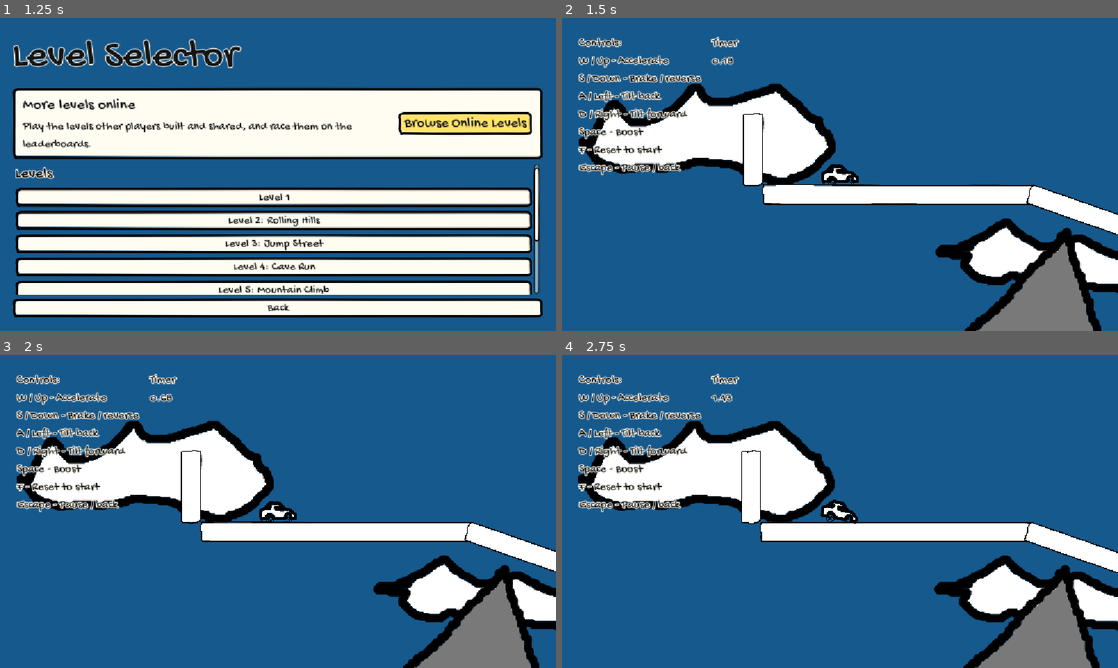
Above: before the commit, frames 1-4 (two rows, left to right).
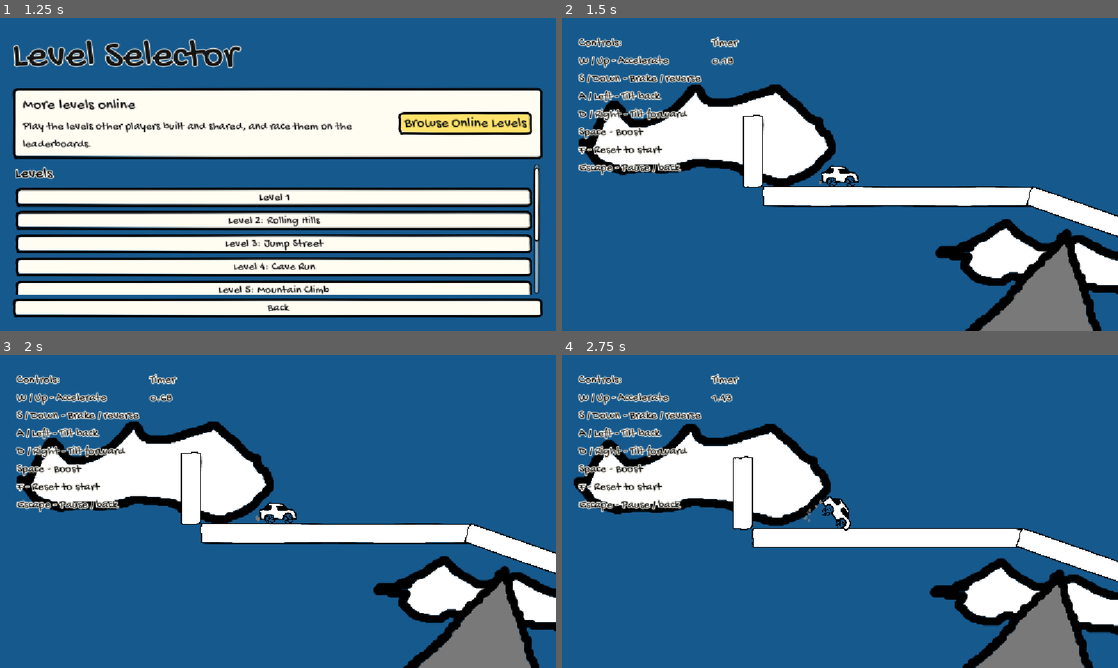
Above: after the commit, the same moments.

Repository: Toemmsen96/crappy-wheels
Game: Godot game, scene res://scenes/main.tscn
Two runs of this game, one before a commit and one after it. Both use one fixed random seed, a clock stepped at 60 frames per second and the inputs below.
Inputs (mouse positions are in pixels of both pictures, inside the frame that each line leads up to):
- Up to frame 1 (1.25 s): click "Play" at 0.5 s
- Up to frame 2 (1.5 s): click "Level 1" at 1.25 s
- Up to frame 3 (2 s): no input
- Up to frame 4 (2.75 s): tap Enter at 2 s; move the mouse to (962, 495) at 2.02 s; hold D (move_right) from 2.03 s (still down); tap Space (boost) at 2.1 s; click (962, 495) at 2.17 s

Frame 1 is identical in both runs. In frame 2, 3.1% of the frame differs, in the area x 3-100%, y 20-100%; in frame 3, 3.1%; in frame 4, 8.3%, in the area x 2-100%, y 21-100%.

Commit message:
✨ physics fixes, settings in pause, exhaust

Diff:
--- a/project.godot
+++ b/project.godot
@@ -92,6 +92,7 @@
 
 [physics]
 
+common/physics_ticks_per_second=120
 3d/physics_engine="Jolt Physics"
 
 [rendering]
--- /dev/null
+++ b/scenes/car/exhaust.gd
@@ -0,0 +1,22 @@
+extends TextureRect
+
+
+@export var flames: AnimatedSprite2D
+
+
+# Called when the node enters the scene tree for the first time.
+func _ready() -> void:
+	flames.visible = false
+
+
+# Called every frame. 'delta' is the elapsed time since the previous frame.
+func _process(delta: float) -> void:
+	pass
+
+
+func _toggle_flames(visible: bool) -> void:
+	flames.visible = visible
+	if visible:
+		flames.play()
+	else:
+		flames.stop()
--- /dev/null
+++ b/scenes/car/exhaust.tscn
@@ -0,0 +1,57 @@
+[gd_scene format=3 uid="uid://dinkqgb3sesy8"]
+
+[ext_resource type="Texture2D" uid="uid://cl7ivv06gux5b" path="res://assets/exhaust.png" id="1_n4feb"]
+[ext_resource type="Texture2D" uid="uid://vihtmlwuixyy" path="res://assets/car/smoke.png" id="2_emsel"]
+[ext_resource type="Script" uid="uid://bk2prvrpmbqmw" path="res://scenes/car/exhaust.gd" id="2_ktkam"]
+[ext_resource type="Texture2D" uid="uid://gn8s8kchccgp" path="res://assets/car/flame1.png" id="3_mktj6"]
+[ext_resource type="Texture2D" uid="uid://tyonob11dswu" path="res://assets/car/flame2.png" id="4_ktkam"]
+
+[sub_resource type="Gradient" id="Gradient_fade"]
+colors = PackedColorArray(1, 1, 1, 1, 1, 1, 1, 0)
+
+[sub_resource type="SpriteFrames" id="SpriteFrames_kuy6b"]
+animations = [{
+"frames": [{
+"duration": 1.0,
+"texture": ExtResource("3_mktj6")
+}, {
+"duration": 1.0,
+"texture": ExtResource("4_ktkam")
+}],
+"loop": 1,
+"name": &"default",
+"speed": 5.0
+}]
+
+[node name="Exhaust" type="TextureRect" unique_id=2095199914 node_paths=PackedStringArray("flames")]
+offset_right = 40.0
+offset_bottom = 40.0
+scale = Vector2(0.26268727, 0.26268727)
+texture = ExtResource("1_n4feb")
+expand_mode = 2
+script = ExtResource("2_ktkam")
+flames = NodePath("AnimatedSprite2D")
+
+[node name="CPUParticles2D" type="CPUParticles2D" parent="." unique_id=1657971854]
+position = Vector2(15.227232, 22.840847)
+amount = 16
+texture = ExtResource("2_emsel")
+lifetime = 2.97
+randomness = 0.45
+emission_shape = 1
+emission_sphere_radius = 2.27
+direction = Vector2(-1, 0)
+spread = 20.05
+gravity = Vector2(0, -12)
+initial_velocity_max = 39.6
+angular_velocity_min = -156.83
+angular_velocity_max = 213.86
+scale_amount_min = 0.02
+scale_amount_max = 0.02
+color_ramp = SubResource("Gradient_fade")
+
+[node name="AnimatedSprite2D" type="AnimatedSprite2D" parent="." unique_id=123118692]
+position = Vector2(-3.806808, 19.034042)
+scale = Vector2(0.155656, 0.119158976)
+sprite_frames = SubResource("SpriteFrames_kuy6b")
+frame_progress = 0.7986297
--- a/scenes/player.tscn
+++ b/scenes/player.tscn
@@ -1,12 +1,13 @@
 [gd_scene format=3 uid="uid://do1e4ur38dax6"]
 
 [ext_resource type="Script" uid="uid://r26cyvaur4ro" path="res://scenes/player/player.gd" id="1_3vyb7"]
-[ext_resource type="Texture2D" uid="uid://c8dlwfrdskukc" path="res://assets/carbody.png" id="2_g2els"]
+[ext_resource type="Texture2D" uid="uid://bh0nk838qpi1h" path="res://assets/carbody2.png" id="3_fjrip"]
 [ext_resource type="Texture2D" uid="uid://cflpq3daw5joa" path="res://assets/wheel.png" id="3_qhqgy"]
 [ext_resource type="PackedScene" uid="uid://66dumd072w4u" path="res://scenes/ui.tscn" id="4_dqkch"]
+[ext_resource type="PackedScene" uid="uid://dinkqgb3sesy8" path="res://scenes/car/exhaust.tscn" id="4_smehm"]
 [ext_resource type="PackedScene" uid="uid://c4vlhc3pqkb8d" path="res://scenes/ui/pause_menu.tscn" id="5_qlg0r"]
 [ext_resource type="AudioStream" uid="uid://bo31d24gpdou8" path="res://assets/audio/wroo_loop.wav" id="6_engine"]
-[ext_resource type="Script" path="res://scripts/replay_recorder.gd" id="7_recorder"]
+[ext_resource type="Script" uid="uid://cuqdjqv8vp4vp" path="res://scripts/replay_recorder.gd" id="7_recorder"]
 
 [sub_resource type="CircleShape2D" id="CircleShape2D_kuy6b"]
 
@@ -14,28 +15,29 @@
 radius = 9.0
 height = 40.0
 
-[node name="Player" type="RigidBody2D" unique_id=776938472 node_paths=PackedStringArray("pin_joint_front", "pin_joint_back", "engine_sound")]
+[node name="Player" type="RigidBody2D" unique_id=776938472 node_paths=PackedStringArray("wheel_front", "wheel_back", "engine_sound")]
 collision_layer = 2
 script = ExtResource("1_3vyb7")
-pin_joint_front = NodePath("PinJointFront")
-pin_joint_back = NodePath("PinJointRear")
+wheel_front = NodePath("GrooveFront/WheelFront")
+wheel_back = NodePath("GrooveRear/WheelRear")
 engine_sound = NodePath("Engine")
 
-[node name="PinJointFront" type="PinJoint2D" parent="." unique_id=1085512275]
-position = Vector2(10, 7)
+[node name="GrooveFront" type="GrooveJoint2D" parent="." unique_id=1934520611]
+position = Vector2(10, 4)
 node_a = NodePath("..")
 node_b = NodePath("WheelFront")
-disable_collision = false
-softness = 1.05
+length = 8.0
+initial_offset = 4.0
 
-[node name="WheelFront" type="RigidBody2D" parent="PinJointFront" unique_id=682750147]
+[node name="WheelFront" type="RigidBody2D" parent="GrooveFront" unique_id=682750147]
+position = Vector2(0, 4)
 collision_layer = 2
 
-[node name="CollisionShape2D" type="CollisionShape2D" parent="PinJointFront/WheelFront" unique_id=361326349]
+[node name="CollisionShape2D" type="CollisionShape2D" parent="GrooveFront/WheelFront" unique_id=361326349]
 scale = Vector2(0.49046752, 0.49046752)
 shape = SubResource("CircleShape2D_kuy6b")
 
-[node name="TextureRect" type="TextureRect" parent="PinJointFront/WheelFront" unique_id=1379545954]
+[node name="TextureRect" type="TextureRect" parent="GrooveFront/WheelFront" unique_id=1379545954]
 offset_left = -6.0
 offset_top = -6.0
 offset_right = 34.0
@@ -46,21 +48,30 @@
 expand_mode = 2
 metadata/_edit_use_anchors_ = true
 
-[node name="PinJointRear" type="PinJoint2D" parent="." unique_id=1527653442]
-position = Vector2(-9, 7)
+[node name="SpringFront" type="DampedSpringJoint2D" parent="." unique_id=1934520612]
+position = Vector2(10, -4)
+node_a = NodePath("..")
+node_b = NodePath("../GrooveFront/WheelFront")
+length = 12.0
+rest_length = 13.6
+stiffness = 300.0
+
+[node name="GrooveRear" type="GrooveJoint2D" parent="." unique_id=1934520613]
+position = Vector2(-9, 4)
 node_a = NodePath("..")
 node_b = NodePath("WheelRear")
-disable_collision = false
-softness = 1.02
+length = 8.0
+initial_offset = 4.0
 
-[node name="WheelRear" type="RigidBody2D" parent="PinJointRear" unique_id=1485784670]
+[node name="WheelRear" type="RigidBody2D" parent="GrooveRear" unique_id=1485784670]
+position = Vector2(0, 4)
 collision_layer = 2
 
-[node name="CollisionShape2D" type="CollisionShape2D" parent="PinJointRear/WheelRear" unique_id=485667044]
+[node name="CollisionShape2D" type="CollisionShape2D" parent="GrooveRear/WheelRear" unique_id=485667044]
 scale = Vector2(0.49046752, 0.49046752)
 shape = SubResource("CircleShape2D_kuy6b")
 
-[node name="TextureRect" type="TextureRect" parent="PinJointRear/WheelRear" unique_id=1567245012]
+[node name="TextureRect" type="TextureRect" parent="GrooveRear/WheelRear" unique_id=1567245012]
 offset_left = -6.0
 offset_top = -6.0
 offset_right = 34.0
@@ -70,6 +81,14 @@
 texture = ExtResource("3_qhqgy")
 expand_mode = 2
 metadata/_edit_use_anchors_ = true
+
+[node name="SpringRear" type="DampedSpringJoint2D" parent="." unique_id=1934520614]
+position = Vector2(-9, -4)
+node_a = NodePath("..")
+node_b = NodePath("../GrooveRear/WheelRear")
+length = 12.0
+rest_length = 13.6
+stiffness = 300.0
 
 [node name="Carbody" type="CollisionShape2D" parent="." unique_id=852779902]
 rotation = 1.5707964
@@ -94,7 +113,13 @@
 [node name="Camera2D" type="Camera2D" parent="." unique_id=1267104995]
 zoom = Vector2(2, 2)
 
-[node name="TextureRect" type="TextureRect" parent="." unique_id=49102108]
+[node name="Exhaust" parent="." unique_id=2095199914 instance=ExtResource("4_smehm")]
+offset_left = -23.999998
+offset_top = 1.9999998
+offset_right = 16.000002
+offset_bottom = 42.0
+
+[node name="CarBodyTex" type="TextureRect" parent="." unique_id=49102108]
 anchors_preset = 8
 anchor_left = 0.5
 anchor_top = 0.5
@@ -107,7 +132,7 @@
 grow_horizontal = 2
 grow_vertical = 2
 mouse_filter = 2
-texture = ExtResource("2_g2els")
+texture = ExtResource("3_fjrip")
 expand_mode = 2
 
 [node name="CanvasLayer" type="CanvasLayer" parent="." unique_id=1736938699]
@@ -117,7 +142,7 @@
 [node name="PauseMenu" parent="CanvasLayer" unique_id=232731440 instance=ExtResource("5_qlg0r")]
 visible = false
 
-[node name="Engine" type="AudioStreamPlayer" parent="."]
+[node name="Engine" type="AudioStreamPlayer" parent="." unique_id=808244079]
 stream = ExtResource("6_engine")
 volume_db = -8.0
 pitch_scale = 0.8
@@ -125,8 +150,8 @@
 bus = &"Engine"
 playback_type = 1
 
-[node name="ReplayRecorder" type="Node" parent="." node_paths=PackedStringArray("car", "front_wheel", "rear_wheel")]
+[node name="ReplayRecorder" type="Node" parent="." unique_id=852808681 node_paths=PackedStringArray("car", "front_wheel", "rear_wheel")]
 script = ExtResource("7_recorder")
 car = NodePath("..")
-front_wheel = NodePath("../PinJointFront/WheelFront")
-rear_wheel = NodePath("../PinJointRear/WheelRear")
+front_wheel = NodePath("../GrooveFront/WheelFront")
+rear_wheel = NodePath("../GrooveRear/WheelRear")
--- a/scenes/player/player.gd
+++ b/scenes/player/player.gd
@@ -1,10 +1,13 @@
 class_name Player
 extends RigidBody2D
 
-const SPEED_MULTIPLIER := 15.0
-
-@export var pin_joint_front: PinJoint2D
-@export var pin_joint_back: PinJoint2D
+## Push of the boost key per second it's held, shared by the body and wheels.
+const BOOST_PER_SECOND := 900.0
+
+## The wheels, each on a groove joint that lets it move up and down and a spring
+## that holds it down.
+@export var wheel_front: RigidBody2D
+@export var wheel_back: RigidBody2D
 
 ## Torque applied to each wheel while accelerating or reversing.
 @export var wheel_torque := 2500.0
@@ -37,6 +40,10 @@
 const LOUDEST_IMPACT := 600.0
 ## Shortest gap between two of those sounds, so one landing makes one sound.
 const IMPACT_SOUND_GAP_MSEC := 300
+## How far a wheel can get from its place on the car before it's put back. The
+## suspension keeps it within about 5px; only a landing hard enough to push the
+## wheel through the floor gets it further, and it would stay stuck there.
+const WHEEL_LOST_DISTANCE := 16.0
 
 var _wheel_front: RigidBody2D
 var _wheel_back: RigidBody2D
@@ -44,6 +51,8 @@
 var _initial_transform: Transform2D
 var _initial_wheel_front_transform: Transform2D
 var _initial_wheel_back_transform: Transform2D
+## Each wheel's place relative to the car, from the scene.
+var _wheel_rest_positions: Array[Vector2] = []
 
 # Held state of each control, updated from InputHandler signals.
 var _right_held := false
@@ -58,8 +67,16 @@
 
 
 func _ready() -> void:
-	_wheel_front = pin_joint_front.get_node(pin_joint_front.node_b)
-	_wheel_back = pin_joint_back.get_node(pin_joint_back.node_b)
+	_wheel_front = wheel_front
+	_wheel_back = wheel_back
+	# Draw the wheels where the physics puts them. As children of the body they'd
+	# otherwise be shifted by however far the body moved in the step whenever the
+	# physics server updates them before it, as it does after the car wakes up.
+	for wheel: RigidBody2D in [_wheel_front, _wheel_back]:
+		_wheel_rest_positions.append(to_local(wheel.global_position))
+		var wheel_transform := wheel.global_transform
+		wheel.top_level = true
+		wheel.global_transform = wheel_transform
 	_initial_transform = global_transform
 	_initial_wheel_front_transform = _wheel_front.global_transform
 	_initial_wheel_back_transform = _wheel_back.global_transform
@@ -118,14 +135,15 @@
 	engine_sound.volume_db = lerpf(engine_sound.volume_db, volume, weight)
 
 
-func _physics_process(_delta: float) -> void:
+func _physics_process(delta: float) -> void:
 	_velocity_before_step = linear_velocity
 	var torque := wheel_torque
 	var top_wheel_speed := max_wheel_speed
+	_put_back_lost_wheels()
 
 	# Handle Boost.
 	if _boost_held:
-		push(Vector2.RIGHT * SPEED_MULTIPLIER)
+		push(Vector2.RIGHT * BOOST_PER_SECOND * delta)
 
 	# Up accelerates forward, down brakes and then reverses.
 	# Positive angular velocity is clockwise, which rolls the car to the right.
@@ -147,6 +165,16 @@
 	var total_mass := mass + _wheel_front.mass + _wheel_back.mass
 	for body: RigidBody2D in [self, _wheel_front, _wheel_back]:
 		body.apply_central_impulse(impulse * body.mass / total_mass)
+
+
+## Puts a wheel that got pushed through the floor back in its place.
+func _put_back_lost_wheels() -> void:
+	for i in 2:
+		var wheel: RigidBody2D = [_wheel_front, _wheel_back][i]
+		var rest_position := to_global(_wheel_rest_positions[i])
+		if wheel.global_position.distance_to(rest_position) > WHEEL_LOST_DISTANCE:
+			wheel.global_position = rest_position
+			wheel.linear_velocity = linear_velocity
 
 
 static func _drive_wheel(wheel: RigidBody2D, throttle: float, torque: float, top_wheel_speed: float) -> void:
--- a/scenes/ui/pause_menu.gd
+++ b/scenes/ui/pause_menu.gd
@@ -4,21 +4,50 @@
 ## Runs with process_mode ALWAYS (set in the scene) so it keeps working while the tree is paused.
 
 @export var continue_button: Button
+@export var settings_button: Button
 @export var main_menu_button: Button
+## The pause menu's own panel, hidden while the settings are open.
+@export var card: Control
+
+## The settings screen while it's open over the level.
+var _settings: SettingsMenu
 
 
 # Called when the node enters the scene tree for the first time.
 func _ready() -> void:
 	InputHandler.cancel_just_pressed.connect(toggle_pause)
 	continue_button.pressed.connect(toggle_pause)
+	settings_button.pressed.connect(_open_settings)
 	main_menu_button.pressed.connect(_on_main_menu_button_pressed)
 	if GameState.testing_in_builder:
 		main_menu_button.text = "Back to Level Builder"
 
 
 func toggle_pause() -> void:
+	# Escape backs out of the settings first, unless a control is waiting for it as its new key.
+	if _settings:
+		if not _settings.is_listening():
+			_settings.close()
+		return
 	visible = not visible
 	get_tree().paused = visible
+
+
+func _open_settings() -> void:
+	# Loaded by path, as the settings screen links back to the main menu.
+	_settings = load(ScenePaths.SETTINGS).instantiate()
+	_settings.opened_in_game = true
+	# Above the in-game UI's layer.
+	_settings.layer = 2
+	_settings.closed.connect(_on_settings_closed)
+	card.hide()
+	add_child(_settings)
+
+
+func _on_settings_closed() -> void:
+	_settings = null
+	card.show()
+	settings_button.grab_focus()
 
 
 func _on_main_menu_button_pressed() -> void:
--- a/scenes/ui/pause_menu.tscn
+++ b/scenes/ui/pause_menu.tscn
@@ -2,7 +2,7 @@
 
 [ext_resource type="Script" uid="uid://dw2k6h7gg2c6m" path="res://scenes/ui/pause_menu.gd" id="1_pause"]
 
-[node name="PauseMenu" type="Control" unique_id=232731440 node_paths=PackedStringArray("continue_button", "main_menu_button")]
+[node name="PauseMenu" type="Control" unique_id=232731440 node_paths=PackedStringArray("continue_button", "settings_button", "main_menu_button", "card")]
 process_mode = 3
 layout_mode = 3
 anchors_preset = 15
@@ -12,10 +12,12 @@
 grow_vertical = 2
 script = ExtResource("1_pause")
 continue_button = NodePath("Card/VBoxContainer/Button")
+settings_button = NodePath("Card/VBoxContainer/Button2")
 main_menu_button = NodePath("Card/VBoxContainer/Button3")
+card = NodePath("Card")
 
-[node name="Dim" type="ColorRect" parent="."]
-anchors_preset = 15
+[node name="Dim" type="ColorRect" parent="." unique_id=1691780082]
+layout_mode = 0
 anchor_right = 1.0
 anchor_bottom = 1.0
 grow_horizontal = 2
@@ -24,7 +26,7 @@
 
 [node name="Card" type="PanelContainer" parent="." unique_id=1524171319]
 custom_minimum_size = Vector2(520, 0)
-anchors_preset = 8
+layout_mode = 0
 anchor_left = 0.5
 anchor_top = 0.5
 anchor_right = 0.5
@@ -51,7 +53,6 @@
 
 [node name="Button2" type="Button" parent="Card/VBoxContainer" unique_id=682725983]
 layout_mode = 2
-disabled = true
 text = "Settings"
 
 [node name="Button3" type="Button" parent="Card/VBoxContainer" unique_id=2039656194]
--- a/scenes/ui/settings_menu.gd
+++ b/scenes/ui/settings_menu.gd
@@ -1,6 +1,11 @@
+class_name SettingsMenu
 extends CanvasLayer
 ## Settings screen: rebinds the controls of the car, sets the volumes, and turns the on-screen
-## controls on or off.
+## controls and the particles on or off. Opens as its own scene from the main menu, or over
+## the pause menu during a level.
+
+## Emitted when the menu was opened over a level and closes again.
+signal closed
 
 ## Shown on a slot button while it waits for a key.
 const LISTENING_TEXT := "Press a key..."
@@ -17,6 +22,7 @@
 ## Gets a row per volume: its name, a slider, and the volume in percent.
 @export var volume_grid: GridContainer
 @export var show_controls_check: CheckBox
+@export var particles_check: CheckBox
 @export var status_label: Label
 @export var back_button: Button
 
@@ -25,6 +31,9 @@
 # The action and slot waiting for a key, or "" when none is.
 var _listening_action := ""
 var _listening_slot := 0
+## Whether the menu is open over a paused level, so Back closes it instead of
+## going to the main menu.
+var opened_in_game := false
 
 
 func _ready() -> void:
@@ -50,6 +59,8 @@
 
 	show_controls_check.button_pressed = Settings.show_controls
 	show_controls_check.toggled.connect(func(pressed: bool) -> void: Settings.show_controls = pressed)
+	particles_check.button_pressed = Settings.particles
+	particles_check.toggled.connect(func(pressed: bool) -> void: Settings.particles = pressed)
 	reset_button.pressed.connect(_on_reset_pressed)
 	back_button.pressed.connect(_on_back_pressed)
 	status_label.text = ""
@@ -160,5 +171,20 @@
 	status_label.text = "The controls are back to the defaults."
 
 
+## Whether a slot is waiting for a key, so the key pressed shouldn't do anything else.
+func is_listening() -> bool:
+	return not _listening_action.is_empty()
+
+
+## Closes the menu opened over a level.
+func close() -> void:
+	_stop_listening()
+	closed.emit()
+	queue_free()
+
+
 func _on_back_pressed() -> void:
-	get_tree().change_scene_to_file(ScenePaths.MAIN_MENU)
+	if opened_in_game:
+		close()
+	else:
+		get_tree().change_scene_to_file(ScenePaths.MAIN_MENU)
--- a/scenes/ui/settings_menu.tscn
+++ b/scenes/ui/settings_menu.tscn
@@ -2,12 +2,13 @@
 
 [ext_resource type="Script" path="res://scenes/ui/settings_menu.gd" id="1_settings"]
 
-[node name="SettingsMenu" type="CanvasLayer" node_paths=PackedStringArray("controls_grid", "reset_button", "volume_grid", "show_controls_check", "status_label", "back_button")]
+[node name="SettingsMenu" type="CanvasLayer" node_paths=PackedStringArray("controls_grid", "reset_button", "volume_grid", "show_controls_check", "particles_check", "status_label", "back_button")]
 script = ExtResource("1_settings")
 controls_grid = NodePath("MarginContainer/VBoxContainer/ScrollContainer/Sections/ControlsPanel/Margin/Content/Grid")
 reset_button = NodePath("MarginContainer/VBoxContainer/ScrollContainer/Sections/ControlsPanel/Margin/Content/ResetButton")
 volume_grid = NodePath("MarginContainer/VBoxContainer/ScrollContainer/Sections/SoundPanel/Margin/Grid")
 show_controls_check = NodePath("MarginContainer/VBoxContainer/ScrollContainer/Sections/DisplayPanel/Margin/Content/ShowControlsCheck")
+particles_check = NodePath("MarginContainer/VBoxContainer/ScrollContainer/Sections/DisplayPanel/Margin/Content/ParticlesCheck")
 status_label = NodePath("MarginContainer/VBoxContainer/StatusLabel")
 back_button = NodePath("MarginContainer/VBoxContainer/BackButton")
 
@@ -132,6 +133,13 @@
 button_pressed = true
 text = "Show controls on screen"
 
+[node name="ParticlesCheck" type="CheckBox" parent="MarginContainer/VBoxContainer/ScrollContainer/Sections/DisplayPanel/Margin/Content"]
+layout_mode = 2
+size_flags_horizontal = 0
+tooltip_text = "Effects such as the exhaust smoke. Turning them off can help on slow computers."
+button_pressed = true
+text = "Show particles"
+
 [node name="StatusLabel" type="Label" parent="MarginContainer/VBoxContainer"]
 layout_mode = 2
 autowrap_mode = 3
--- a/scenes/ui/ui.gd
+++ b/scenes/ui/ui.gd
@@ -8,6 +8,13 @@
 # Called when the node enters the scene tree for the first time.
 func _ready() -> void:
 	controls_box.visible = Settings.show_controls
+	# The settings can change from the pause menu during the level.
+	Settings.show_controls_changed.connect(controls_box.set_visible)
+	Settings.controls_changed.connect(_list_controls)
+	_list_controls()
+
+
+func _list_controls() -> void:
 	var lines := PackedStringArray(["Controls:"])
 	for control: Dictionary in Settings.CONTROLS:
 		lines.append("%s - %s" % [Settings.describe(control["action"]), control["name"]])
--- a/scripts/settings.gd
+++ b/scripts/settings.gd
@@ -1,6 +1,6 @@
 extends Node
-## Player settings: which keys drive the car, how loud the sounds are, and whether the controls
-## are shown on screen. Kept in GameState.SETTINGS_PATH next to the player name, and applied to
+## Player settings: which keys drive the car, how loud the sounds are, whether the controls
+## are shown on screen, and whether particles are. Kept in GameState.SETTINGS_PATH next to the player name, and applied to
 ## the InputMap and the AudioServer on start.
 
 ## Emitted after a key of a control changed, including a reset to the defaults.
@@ -29,6 +29,8 @@
 const CONTROLS_SECTION := "controls"
 const AUDIO_SECTION := "audio"
 const DISPLAY_SECTION := "display"
+## Every particle node in the tree, so turning particles off reaches them all.
+const PARTICLES_GROUP := &"particles"
 
 var show_controls: bool:
 	get:
@@ -40,7 +42,21 @@
 		_save_value(DISPLAY_SECTION, "show_controls", value)
 		show_controls_changed.emit(value)
 
+## Whether particles, such as the exhaust smoke, are shown. Turning them off also
+## stops simulating them.
+var particles: bool:
+	get:
+		return _particles
+	set(value):
+		if value == _particles:
+			return
+		_particles = value
+		_save_value(DISPLAY_SECTION, "particles", value)
+		for node in get_tree().get_nodes_in_group(PARTICLES_GROUP):
+			_apply_particles(node)
+
 var _show_controls := true
+var _particles := true
 
 # The keys from project.godot, as {action: Array of physical keycodes}, for reset_controls().
 var _default_keys := {}
@@ -49,6 +65,8 @@
 func _ready() -> void:
 	for control: Dictionary in CONTROLS:
 		_default_keys[control["action"]] = _read_keys(control["action"])
+	# Every particle node follows the setting, including the ones scenes make in code.
+	get_tree().node_added.connect(_on_node_added)
 
 	var settings := ConfigFile.new()
 	if settings.load(GameState.SETTINGS_PATH) != OK:
@@ -56,6 +74,9 @@
 	var saved_show: Variant = settings.get_value(DISPLAY_SECTION, "show_controls", true)
 	if saved_show is bool:
 		_show_controls = saved_show
+	var saved_particles: Variant = settings.get_value(DISPLAY_SECTION, "particles", true)
+	if saved_particles is bool:
+		_particles = saved_particles
 	for volume: Dictionary in VOLUMES:
 		var saved_volume: Variant = settings.get_value(AUDIO_SECTION, volume["bus"], 1.0)
 		if saved_volume is float or saved_volume is int:
@@ -147,6 +168,17 @@
 	return OS.get_keycode_string(key)
 
 
+func _on_node_added(node: Node) -> void:
+	if node is CPUParticles2D or node is GPUParticles2D:
+		node.add_to_group(PARTICLES_GROUP)
+		_apply_particles(node)
+
+
+func _apply_particles(node: CanvasItem) -> void:
+	node.visible = _particles
+	node.process_mode = Node.PROCESS_MODE_INHERIT if _particles else Node.PROCESS_MODE_DISABLED
+
+
 func _apply_volume(bus: StringName, volume: float) -> void:
 	var index := AudioServer.get_bus_index(bus)
 	volume = clampf(volume, 0.0, 1.0)
Binary file added: assets/car/flame1.png
Not shown, added: assets/car/flame1.png.import
Binary file added: assets/car/flame2.png
Not shown, added: assets/car/flame2.png.import
Binary file added: assets/car/smoke.png
Not shown, added: assets/car/smoke.png.import
Binary file added: assets/carbody2.png
Not shown, added: assets/carbody2.png.import
Binary file added: assets/exhaust.png
Not shown, added: assets/exhaust.png.import
Not shown, added: scenes/car/exhaust.gd.uid
Not shown, added: TODO.md
(and 1 more such lines)
